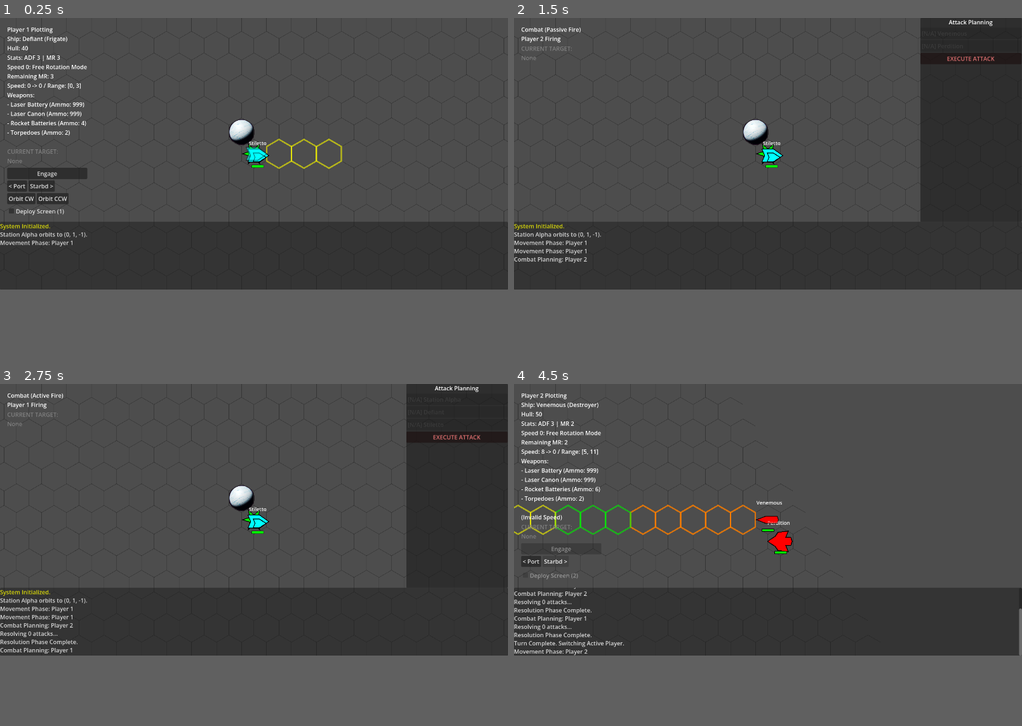
Above: before the commit, frames 1-4 (two rows, left to right).
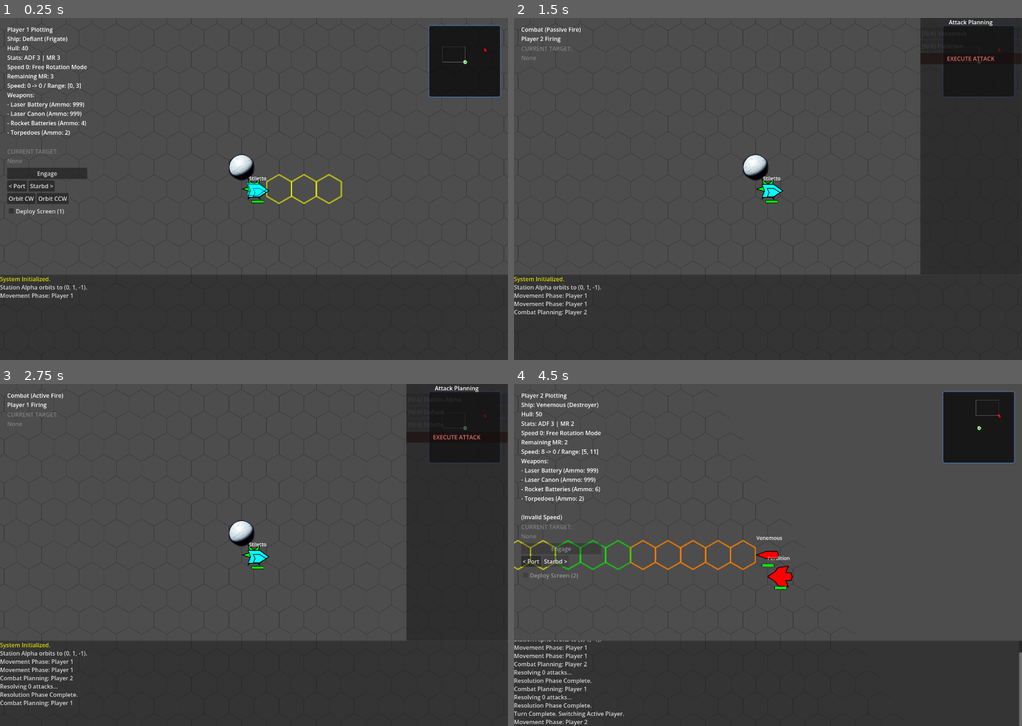
Above: after the commit, the same moments.

Repository: jjeffers/sf-kh-simulator
Game: Godot game, scene res://Scenes/Main.tscn
Two runs of this game, one before a commit and one after it. Both use one fixed random seed, a clock stepped at 60 frames per second and the inputs below.
Inputs:
- Up to frame 1 (0.25 s): no input
- Up to frame 2 (1.5 s): click "Engage" at 0.5 s; click "Engage" at 1.25 s
- Up to frame 3 (2.75 s): click "EXECUTE ATTACK" at 2 s
- Up to frame 4 (4.5 s): click "EXECUTE ATTACK" at 2.75 s; click "< Port" at 3.5 s; click "Starbd >" at 4.25 s
The window is 800x428 before the commit and 800x539 after it. Grey fills any space a smaller window leaves; there, only what the larger window draws over its background counts as a difference.

The runs differ from the first frame. In frame 1, 19% of the frame differs, in the area x 0-100%, y 1-83%; in frame 2, 13%; in frame 3, 13%; in frame 4, 21%, in the area x 0-100%, y 1-100%.

Commit message:
Implemented Mini-Map UI for radar visualization

Diff:
--- a/Scripts/GameManager.gd
+++ b/Scripts/GameManager.gd
@@ -101,6 +101,16 @@
 	var vbox = VBoxContainer.new()
 	vbox.position = Vector2(20, 20)
 	ui_layer.add_child(vbox)
+
+	# Mini-Map (Radar) - Top Right
+	var minimap = MiniMap.new()
+	minimap.game_manager = self
+	ui_layer.add_child(minimap)
+	# Position Top-Right (Anchor logic or manual)
+	# Lets use manual position logic relative to viewport size for now,
+	# or Anchors if Control.
+	minimap.set_anchors_preset(Control.PRESET_TOP_RIGHT)
+	minimap.position = Vector2(get_viewport().size.x - 220, 20) # 200 width + 20 padding
 
 	label_status = Label.new()
 	label_status.text = "Initializing..."
--- /dev/null
+++ b/Scripts/MiniMap.gd
@@ -0,0 +1,87 @@
+class_name MiniMap
+extends PanelContainer
+
+var game_manager: GameManager
+
+# Configuration
+const MAP_SIZE = Vector2(200, 200)
+const PADDING = 10.0
+var scale_factor: float = 1.0
+
+func _ready():
+	custom_minimum_size = MAP_SIZE
+
+	# Style for background
+	var style = StyleBoxFlat.new()
+	style.bg_color = Color(0, 0, 0, 0.7)
+	style.border_width_left = 2
+	style.border_width_top = 2
+	style.border_width_right = 2
+	style.border_width_bottom = 2
+	style.border_color = Color(0.3, 0.6, 1.0, 0.5)
+	style.corner_radius_top_left = 5
+	style.corner_radius_top_right = 5
+	style.corner_radius_bottom_right = 5
+	style.corner_radius_bottom_left = 5
+	add_theme_stylebox_override("panel", style)
+
+func _process(delta):
+	queue_redraw()
+
+func _draw():
+	if not game_manager: return
+
+	var center_offset = size / 2.0
+
+	# Determine Scale
+	# Map Radius is hex distance.
+	# Max pixel distance approx = map_radius * TILE_SIZE * 2 (roughly)
+	# We want to fit (-map_radius to +map_radius) into (size.x - padding)
+
+	var world_radius = game_manager.map_radius * HexGrid.TILE_SIZE * 2.0 # Approximation
+	if world_radius > 0:
+		scale_factor = (min(size.x, size.y) / 2.0 - PADDING) / world_radius
+
+	# 1. Draw Planets
+	for hex in game_manager.planet_hexes:
+		var world_pos = HexGrid.hex_to_pixel(hex)
+		var map_pos = (world_pos * scale_factor) + center_offset
+		draw_circle(map_pos, 4.0, Color.SADDLE_BROWN)
+
+	# 2. Draw Ships
+	for s in game_manager.ships:
+		if s.is_exploding: continue
+
+		var world_pos = s.position # Use visual position
+		var map_pos = (world_pos * scale_factor) + center_offset
+
+		var color = Color.GRAY
+		if s.player_id == 1: color = Color.GREEN
+		elif s.player_id == 2: color = Color.RED
+
+		var radius = 3.0
+		if s.ship_class == "Space Station":
+			radius = 5.0
+			color = Color.WHITE
+
+		draw_circle(map_pos, radius, color)
+
+		# Draw Current Target Highlight
+		if game_manager.combat_target == s:
+			draw_arc(map_pos, radius + 2, 0, TAU, 16, Color.RED, 1.0)
+
+	# 3. Draw Camera View Rect
+	# GameManager position is inverted camera.
+	# World View Center = -game_manager.position
+	# View Size = get_viewport_rect().size
+	var viewport_size = get_viewport_rect().size
+	var view_pos_world = -game_manager.position
+
+	# Top-Left of view in world space
+	var view_tl_world = view_pos_world - (viewport_size / 2.0)
+	var view_rect_size_world = viewport_size
+
+	var map_view_tl = (view_tl_world * scale_factor) + center_offset
+	var map_view_size = view_rect_size_world * scale_factor
+
+	draw_rect(Rect2(map_view_tl, map_view_size), Color(1, 1, 1, 0.3), false, 1.0)
--- a/project.godot
+++ b/project.godot
@@ -22,4 +22,4 @@
 [display]
 
 window/size/viewport_width=1408
-window/size/viewport_height=754
+window/size/viewport_height=950
Not shown, added: Scripts/MiniMap.gd.uid
Not shown, changed: .gitignore
